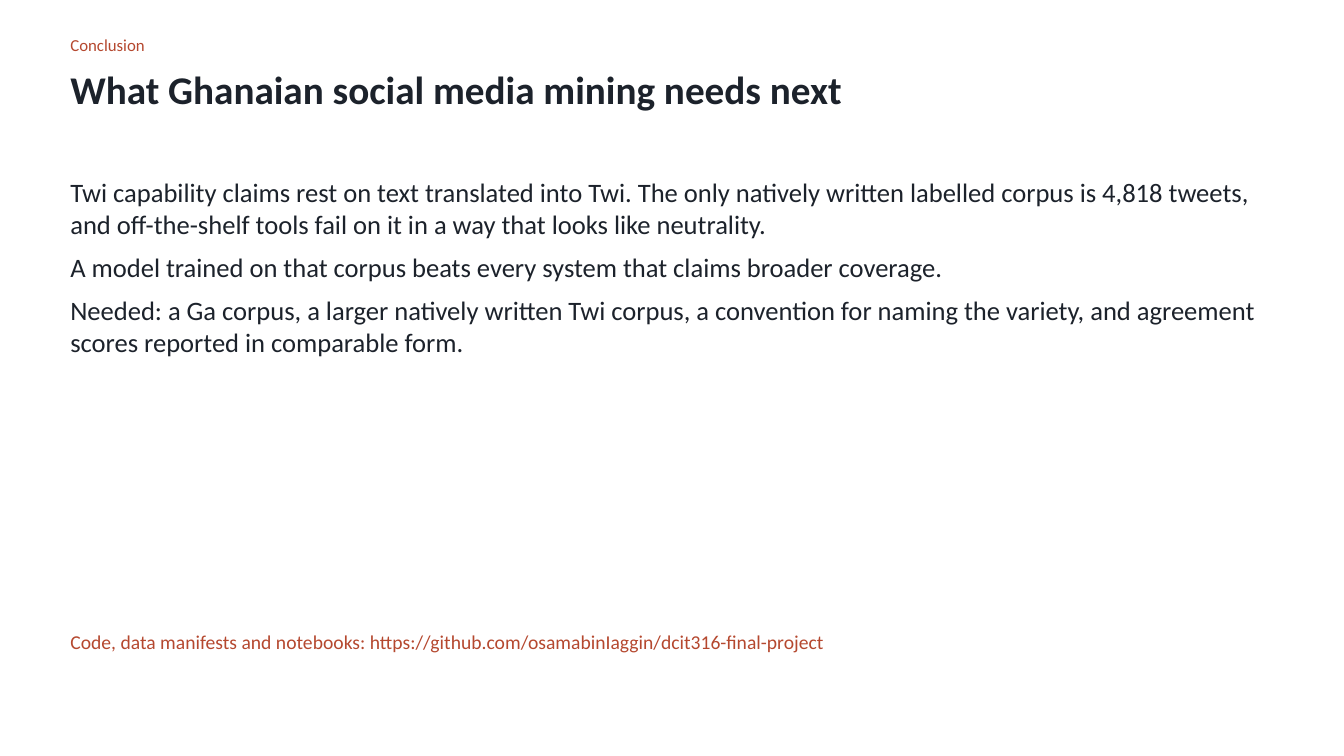
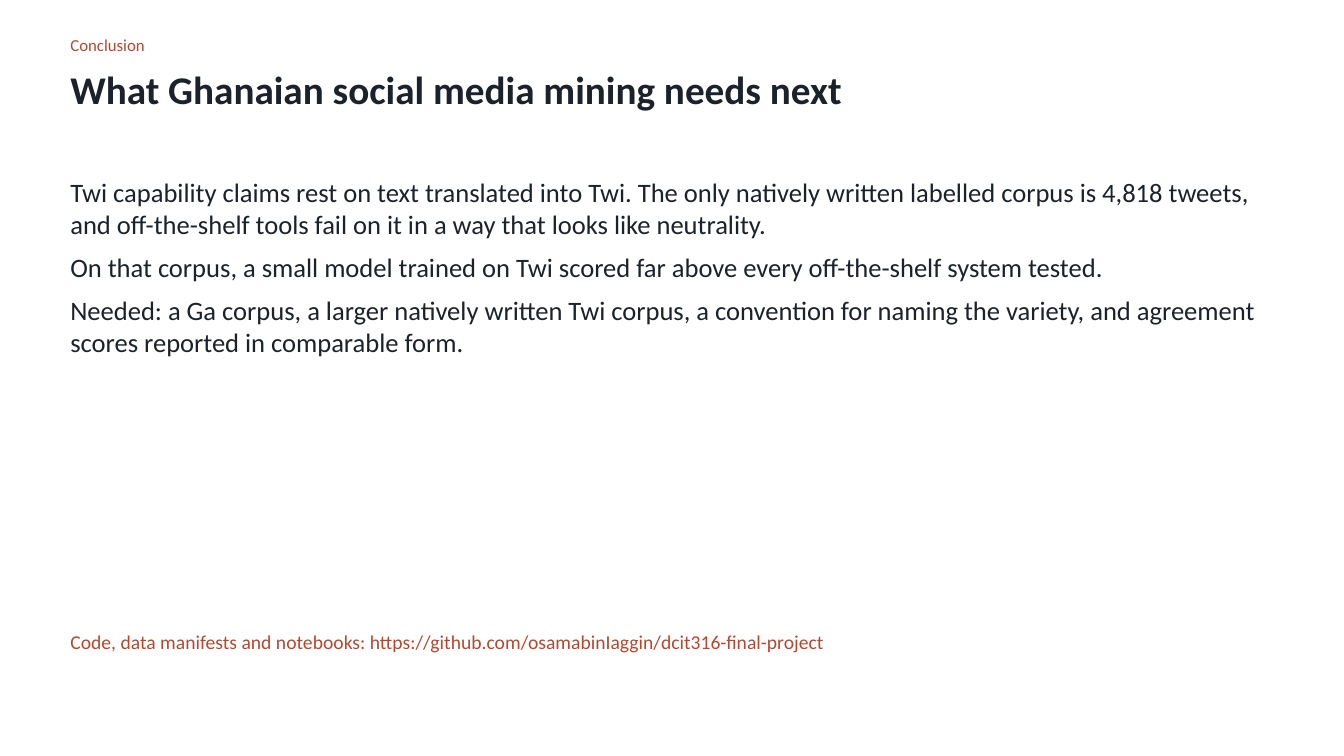
Before and after one commit to osamabinIaggin/dcit316-final-project, a slide deck: slide 12 of FINAL_PROJECT_22128981_GideonElormGlago_slides.pptx. Drawn at 1344x756 pixels with LibreOffice and Linux fonts; fonts in the diff are those of the drawing. Boxes give left, top, right and bottom in pixels: in the first picture for what was removed or moved away, otherwise in the second. Text is boxed around its words. In the diff, an @@ line names an element or a change of style, - is before the commit and + after.

Commit message:
Update slides with the tested causes

```diff
--- a/FINAL_PROJECT_22128981_GideonElormGlago_slides.pptx
+++ b/FINAL_PROJECT_22128981_GideonElormGlago_slides.pptx
@@ text at box(70, 258, 1102, 282): text changed @@
-A model trained on that corpus beats every system that claims broader coverage.
+On that corpus, a small model trained on Twi scored far above every off-the-shelf system tested.
```
Also in this commit, not shown: 2 other slides changed, 2 other files.
